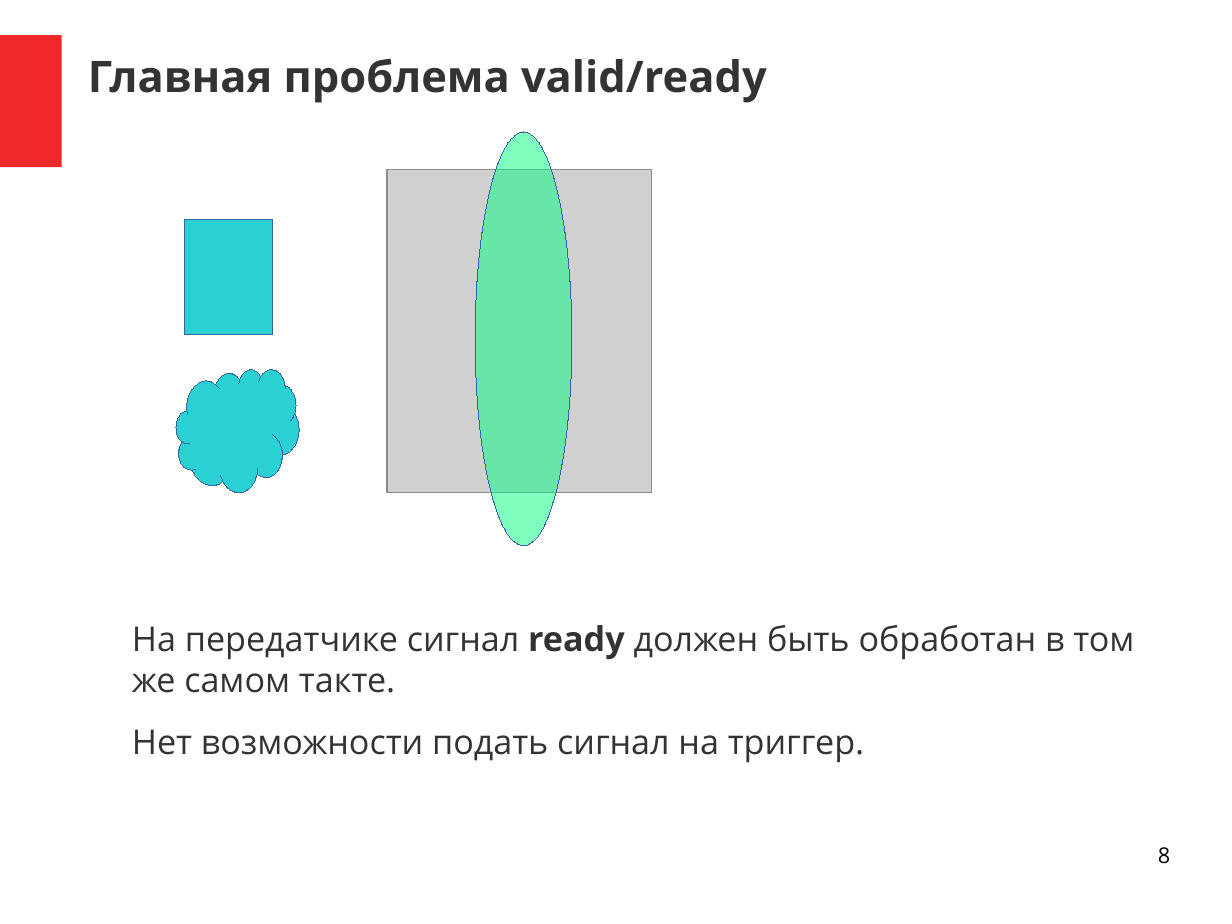
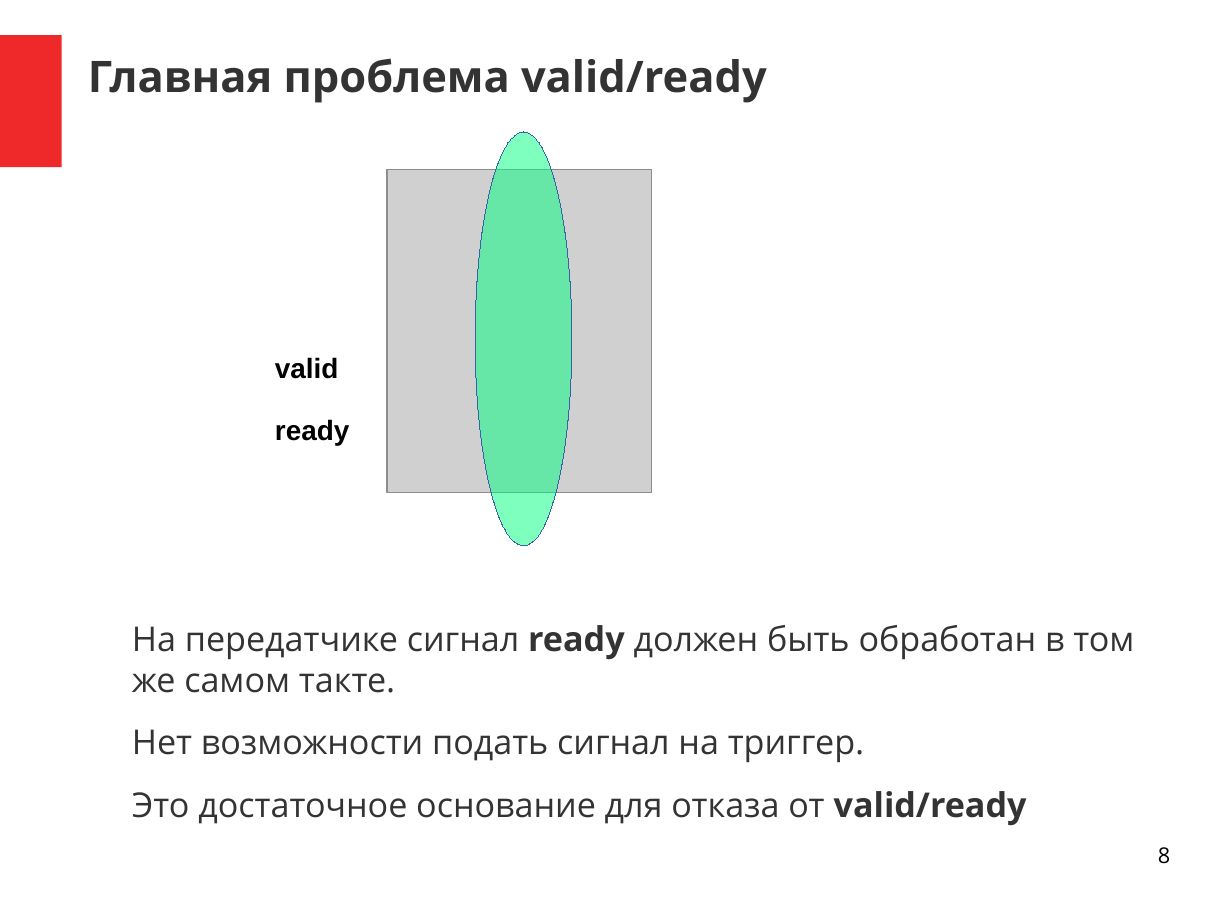
Before and after one commit to DigitalDesignSchool/2021dev, a slide deck: slide 8 of examples/presentation/pr_1.odp. Drawn at 1232x924 pixels with LibreOffice and Linux fonts; fonts in the diff are those of the drawing; grey boxes stand for pictures. Boxes give left, top, right and bottom in pixels: in the first picture for what was removed or moved away, otherwise in the second. Text is boxed around its words. In the diff, an @@ line names an element or a change of style, - is before the commit and + after.

```diff
--- a/examples/presentation/pr_1.odp
+++ b/examples/presentation/pr_1.odp
@@ rectangle removed at box(184, 220, 273, 334) @@
@@ text added at box(275, 357, 339, 379), 18 pt, text #000000, bold @@
+valid
@@ freeform shape removed at box(176, 370, 298, 493) @@
@@ text added at box(275, 419, 350, 445), 18 pt, text #000000, bold @@
+ready
@@ text at box(132, 791, 1027, 825): paragraph added @@
+Это достаточное основание для отказа от valid/ready
```
Also in this commit, not shown: 23 other slides changed, 5 slides added, 2 slides removed, 1 other file.
